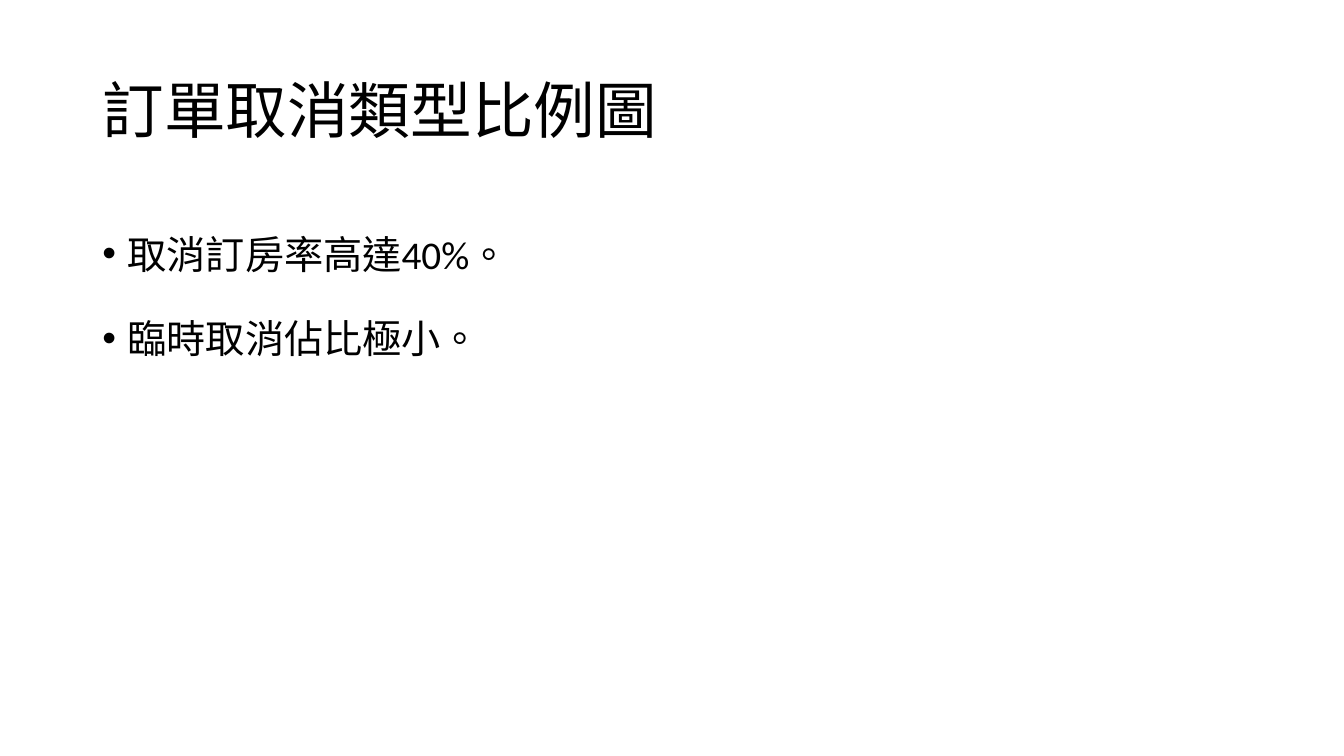
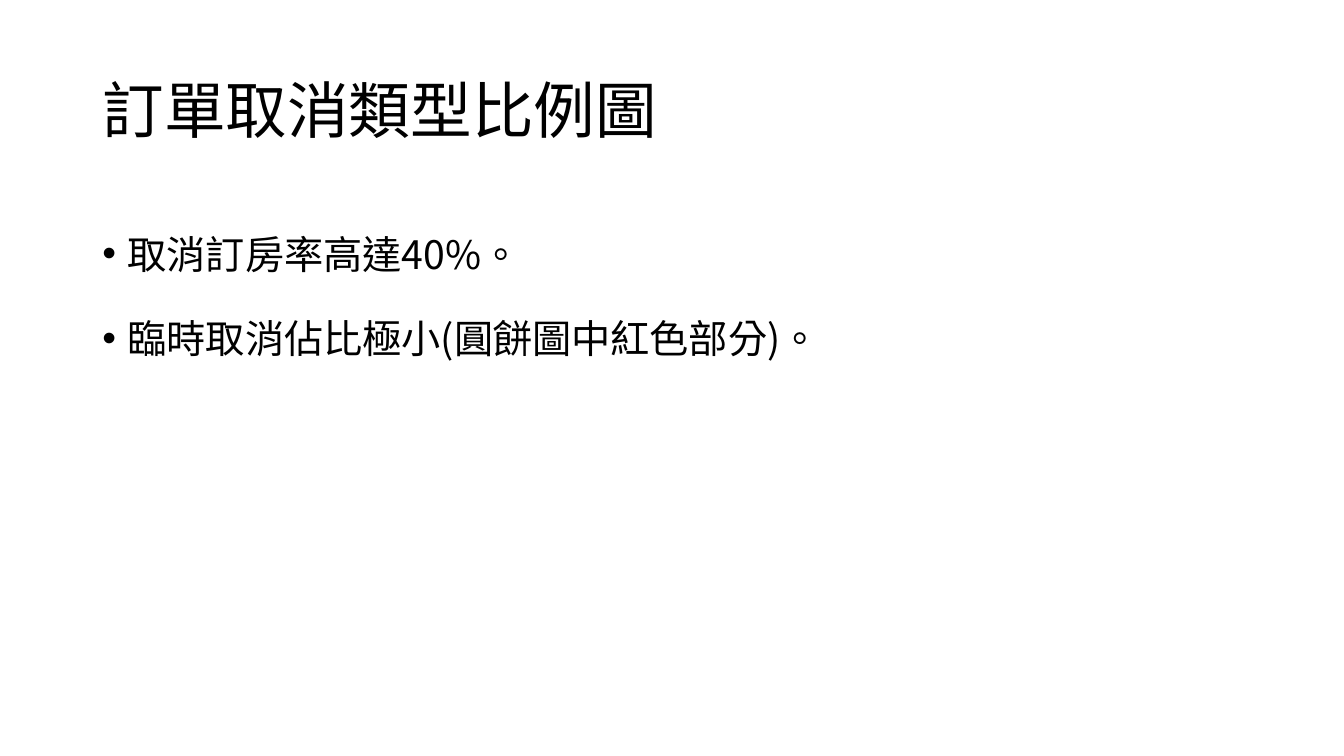
Before and after one commit to William-07/GHR_Analysis, a slide deck: slide 4 of Report/Global Hotels and Resorts Revenue Analysis - Cancellation Analysis.pptx. Drawn at 1344x756 pixels with LibreOffice and Linux fonts; fonts in the diff are those of the drawing. Boxes give left, top, right and bottom in pixels: in the first picture for what was removed or moved away, otherwise in the second. Text is boxed around its words. In the diff, an @@ line names an element or a change of style, - is before the commit and + after.

```diff
--- a/Report/Global Hotels and Resorts Revenue Analysis - Cancellation Analysis.pptx
+++ b/Report/Global Hotels and Resorts Revenue Analysis - Cancellation Analysis.pptx
@@ text at <box>128,236,521,273</box>: font Calibri to Noto Sans CJK TC in "取消訂房率高達40%。" @@
@@ text at <box>128,320,820,361</box>: text changed; font Calibri to Noto Sans CJK TC @@
-• 臨時取消佔比極小。
+• 臨時取消佔比極小(圓餅圖中紅色部分)。
```
Also in this commit, not shown: 13 other slides changed, 1 slide added, 1 slide removed.
